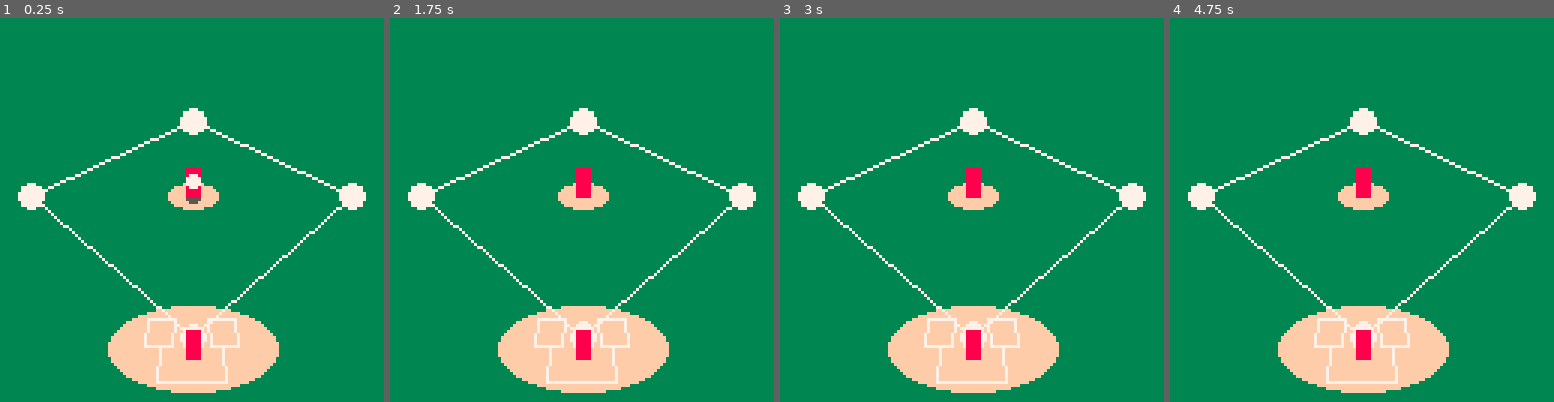
Above: before the commit, frames 1-4 (left to right).
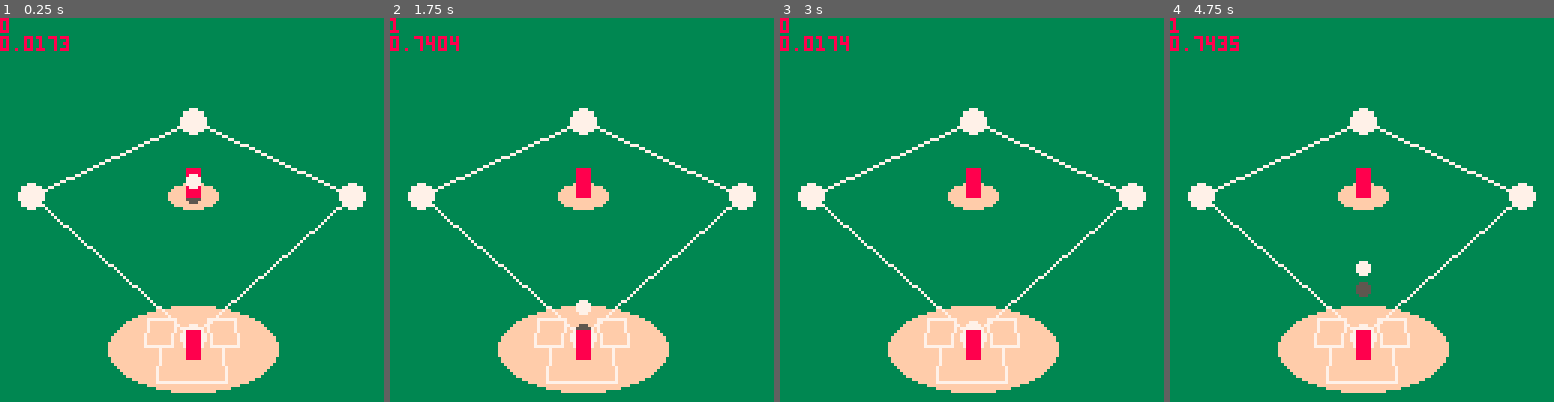
Above: after the commit, the same moments.

Repository: nucleartide/Baseball-WIth-Friends
Game: PICO-8 cartridge baseball-with-friends.p8
Same seed, same stepped clock (60 frames per second), same inputs: the game is played once before the commit and once after it.
Inputs:
- Up to frame 1 (0.25 s): no input
- Up to frame 2 (1.75 s): tap O (Z key) at 0.33, 0.7, 1.43 s; tap X (X key) at 1.07 s
- Up to frame 3 (3 s): hold Left 1.97-2.37 s; tap X (X key) at 2.07, 2.4, 2.73 s; tap O (Z key) at 2.22 s; hold Down 2.42-2.82 s; hold Right from 2.87 s (still down)
- Up to frame 4 (4.75 s): tap X (X key) every 0.33 s from 3.07 to 4.73 s; tap O (Z key) at 3.1, 3.98 s; release Right at 3.53 s; hold Up 3.58-4.08 s; hold Right 4.13-4.53 s; hold Down from 4.58 s (still down)

The runs differ from the first frame. In frame 1, 0.4% of the frame differs, in the area x 0-18%, y 0-9%; in frame 2, 0.6%; in frame 3, 0.4%; in frame 4, 0.6%, in the area x 0-53%, y 0-81%.

Commit message:
be able to throw ball back and forth between pitcher-catcher once

Diff:
--- a/baseball-with-friends.p8
+++ b/baseball-with-friends.p8
@@ -582,7 +582,7 @@
 
         -- the fielder that is holding the ball.
         -- will be used soon.
-        -- is_owned_by = nil,
+        is_owned_by = nil,
 
         -- throw animation.
         t = 0, -- timer field used for animation.
@@ -623,6 +623,26 @@
     -- set animation.
     b.t = 0
     b.throw_duration = (distance2(trajectory[1], trajectory[4]) / 200) * 60
+
+    -- set state.
+    b.state = ball_throwing
+end
+
+function return_ball_to_pitcher(b, fielder, pitcher)
+    local start = get_fielder_midpoint(fielder)
+    local _end = get_fielder_midpoint(pitcher)
+
+    -- set trajectory.
+    b.trajectory = cubic_bezier(
+        start,
+        vec3_lerp_into(start, _end, vec3(), .33),
+        vec3_lerp_into(start, _end, vec3(), .67),
+        _end
+    )
+
+    -- set animation.
+    b.t = 0
+    b.throw_duration = (distance2(start, _end) / 50) * 60
 
     -- set state.
     b.state = ball_throwing
@@ -634,6 +654,13 @@
         local d = distance2(get_fielder_midpoint(f), b.pos, nil, nil, nil)
         if d<5 then
             b.state = ball_holding
+
+            if f~=pitcher1 then
+                -- after 1s, catcher throws the ball back.
+                delay(function()
+                    return_ball_to_pitcher(b, f, pitcher1)
+                end, 60)
+            end
         end
     end
 end
@@ -656,10 +683,11 @@
     end
     ]]
 
-
     -- update the ball's position.
     local t = b.t / b.throw_duration
     cubic_bezier_fixed_sample(100, b.trajectory, t, b.pos)
+
+    vec3_print(b.pos, true)
 
     -- if the ball has been thrown, then
     if t>.2 then
@@ -790,7 +818,7 @@
 
     ball1 = ball(raised_pitcher_mound, ball_holding)
 
-    fielders = {catcher1}
+    fielders = {catcher1, pitcher1}
 end
 
 function update_game()
@@ -801,10 +829,16 @@
     if ball1.state == ball_throwing then
         animate_thrown_ball(ball1)
     end
+
+    -- bookkeeping.
+    count_down_timers()
 end
 
 function draw_game()
     cls(3)
+
+    print(ball1.state)
+    print(stat(1))
 
     -- draw sand around home plate.
     do
--- a/utils.p8
+++ b/utils.p8
@@ -480,3 +480,21 @@
     end
     return t
 end
+
+do
+	local functions = {}
+
+	function delay(reified_function, t)
+		add(functions, {reified_function, t})
+	end
+
+	function count_down_timers()
+		for f in all(functions) do
+			f[2] -= 1
+			if f[2]<=0 then
+				f[1]()
+				del(functions, f)
+			end
+		end
+	end
+end
